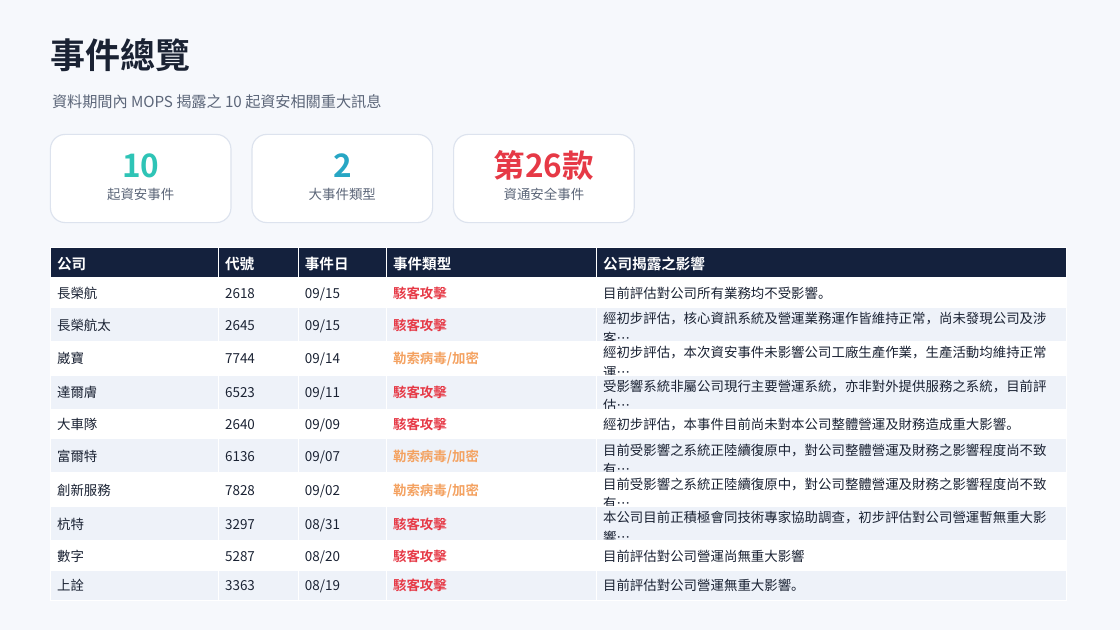
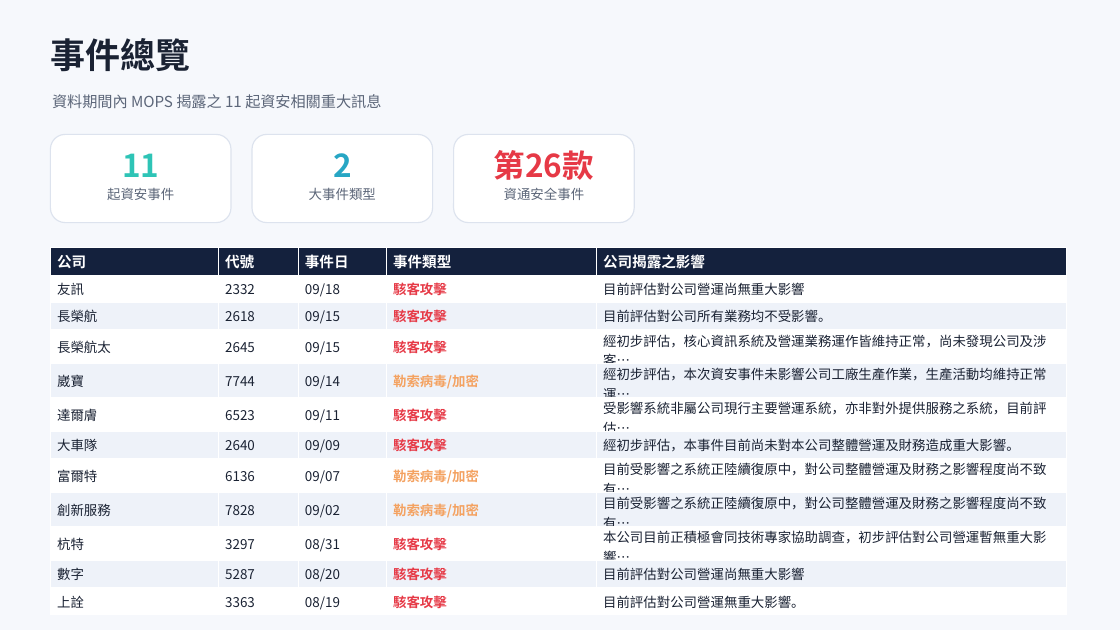
Before and after one commit to Johnnylin77/mops-isec-monitor, a slide deck: slide 2 of 資安事件因應分析.pptx. Drawn at 1120x630 pixels with LibreOffice and Linux fonts; fonts in the diff are those of the drawing. Boxes give left, top, right and bottom in pixels: in the first picture for what was removed or moved away, otherwise in the second. Text is boxed around its words. In the diff, an @@ line names an element or a change of style, - is before the commit and + after.

Commit message:
MOPS report: 2026-09-19

```diff
--- a/資安事件因應分析.pptx
+++ b/資安事件因應分析.pptx
@@ text at [52,94,381,108]: text changed @@
-資料期間內 MOPS 揭露之 10 起資安相關重大訊息
+資料期間內 MOPS 揭露之 11 起資安相關重大訊息
@@ text at [122,153,159,177]: text changed @@
-10
+11
@@ table at [50,248,1067,614] @@
+row 2: 友訊 | 2332 | 09/18 | 駭客攻擊 | 目前評估對公司營運尚無重大影響
```
Also in this commit, not shown: 6 other slides changed, 2 other files.
